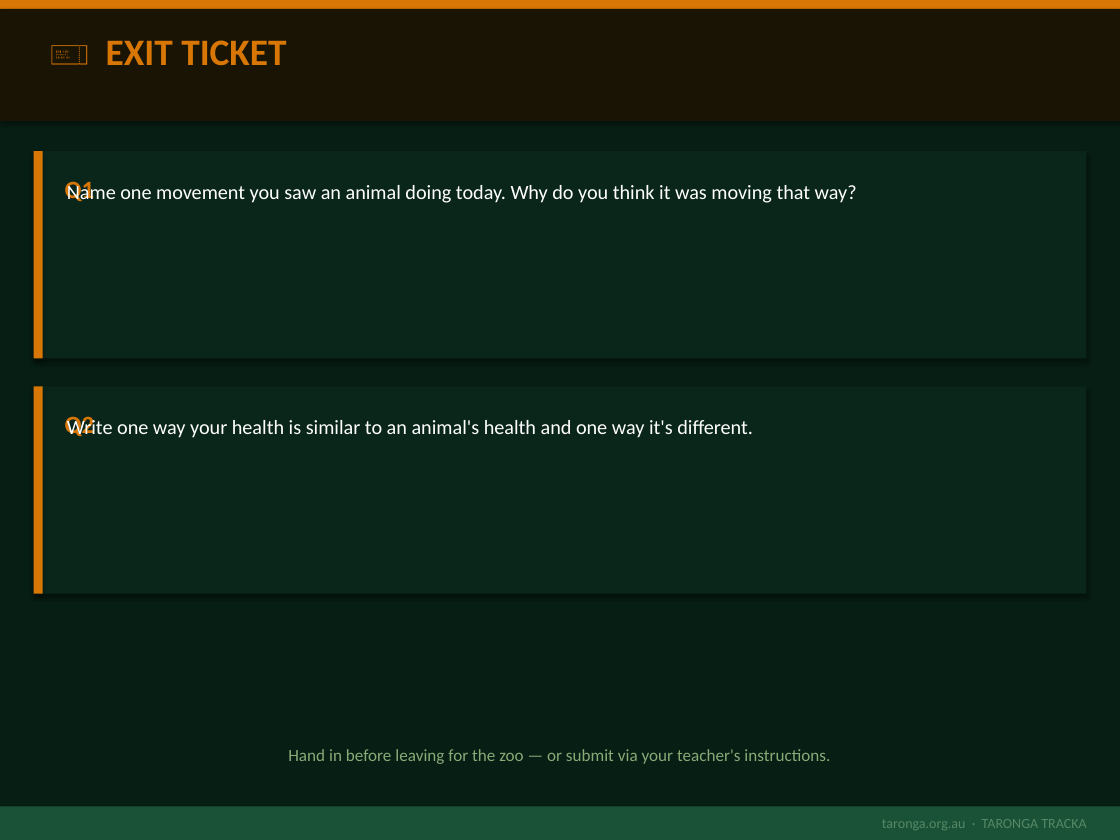
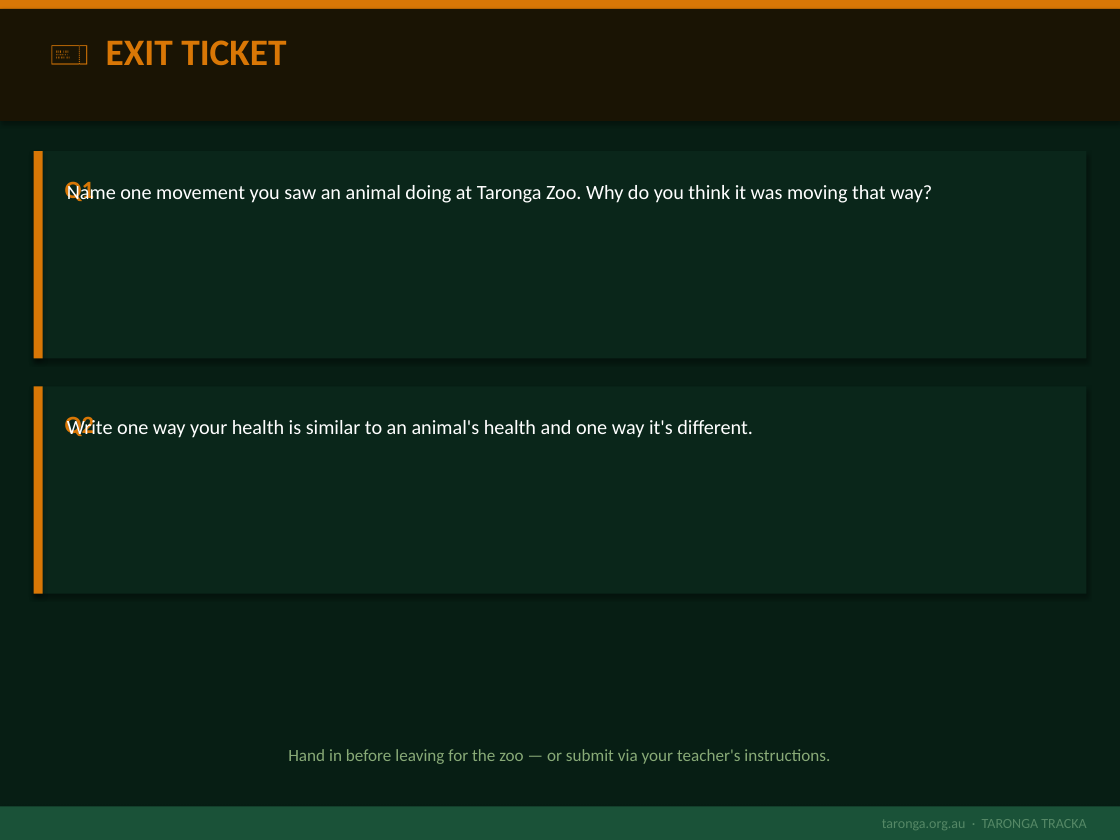
Before and after one commit to ctr2560-prog/TarongaTrackaV2, a slide deck: slide 10 of public/resources/pptx/pre-pdhpe-s2.pptx. Drawn at 1120x840 pixels with LibreOffice and Linux fonts; fonts in the diff are those of the drawing. Boxes give left, top, right and bottom in pixels: in the first picture for what was removed or moved away, otherwise in the second. Text is boxed around its words. In the diff, an @@ line names an element or a change of style, - is before the commit and + after.

```diff
--- a/public/resources/pptx/pre-pdhpe-s2.pptx
+++ b/public/resources/pptx/pre-pdhpe-s2.pptx
@@ text at box(67, 182, 932, 203): text changed @@
-Name one movement you saw an animal doing today. Why do you think it was moving that way?
+Name one movement you saw an animal doing at Taronga Zoo. Why do you think it was moving that way?
```
Also in this commit, not shown: 1 other slide changed, 34 other files.
